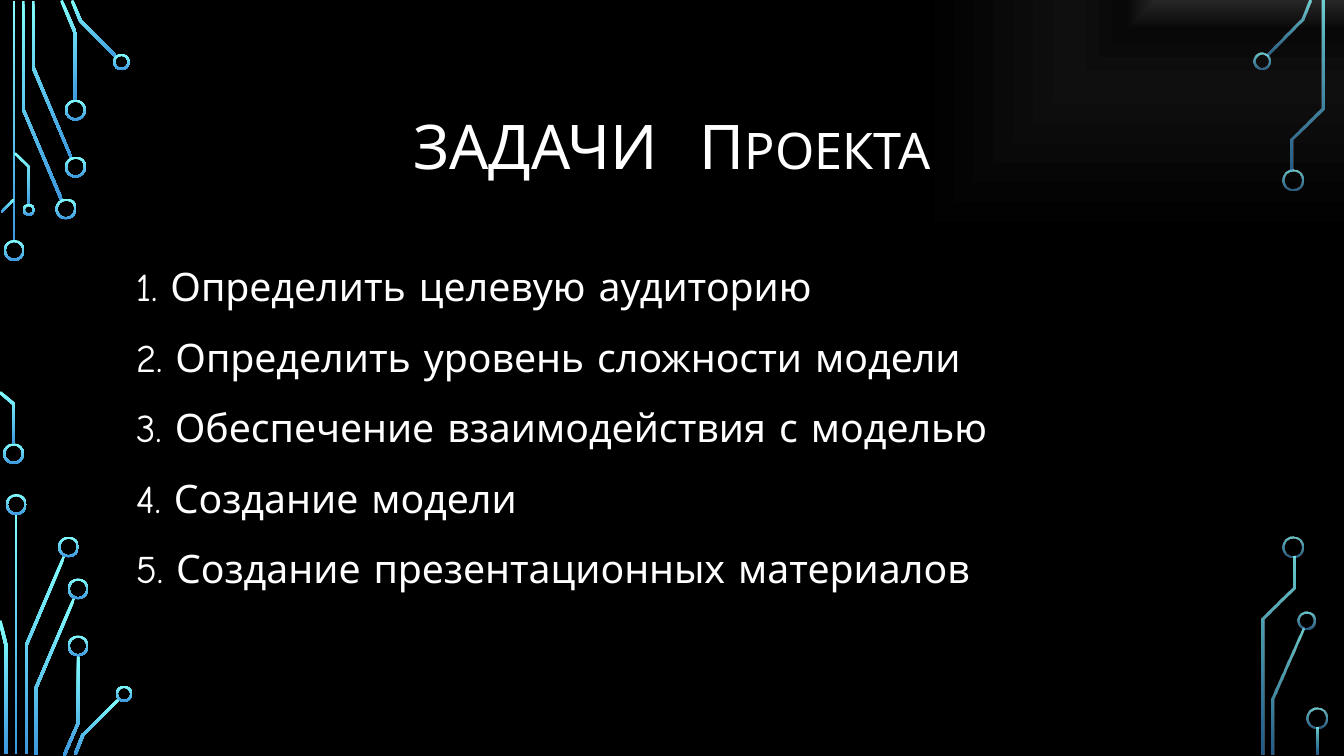
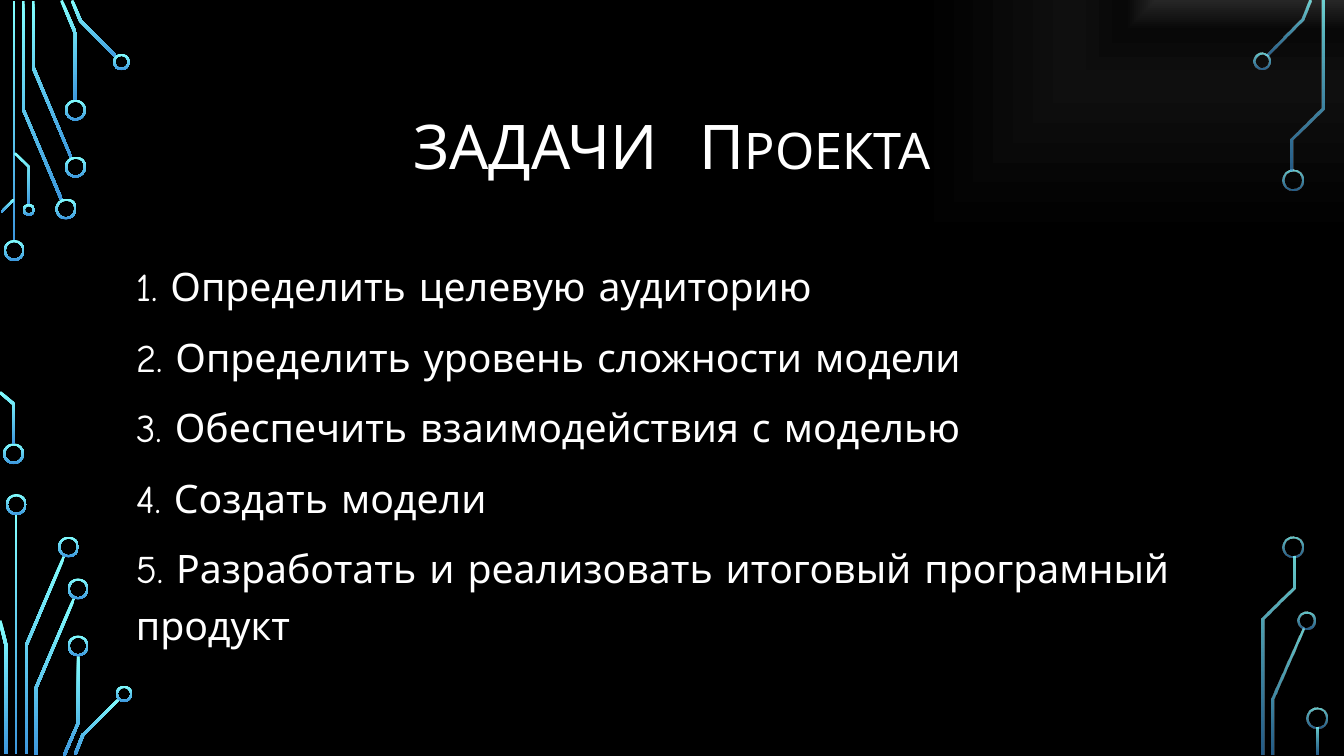
Before and after one commit to Zorkijvolk/electric_motor, a slide deck: slide 4 of docs/ru/Создание виртуальной учебной модели электродвигателя.pptx. Drawn at 1344x756 pixels with LibreOffice and Linux fonts; fonts in the diff are those of the drawing; background and template pictures are left out. Boxes give left, top, right and bottom in pixels: in the first picture for what was removed or moved away, otherwise in the second. Text is boxed around its words. In the diff, an @@ line names an element or a change of style, - is before the commit and + after.

```diff
--- a/docs/ru/Создание виртуальной учебной модели электродвигателя.pptx
+++ b/docs/ru/Создание виртуальной учебной модели электродвигателя.pptx
@@ text at [136, 412, 1169, 650]: text changed @@
-3. Обеспечение взаимодействия с моделью
-4. Создание модели
-5. Создание презентационных материалов
+3. Обеспечить взаимодействия с моделью
+4. Создать модели
+5. Разработать и реализовать итоговый програмный продукт
```
Also in this commit, not shown: 4 other slides changed, 3 slides added, 1 slide removed, 2 other files.
